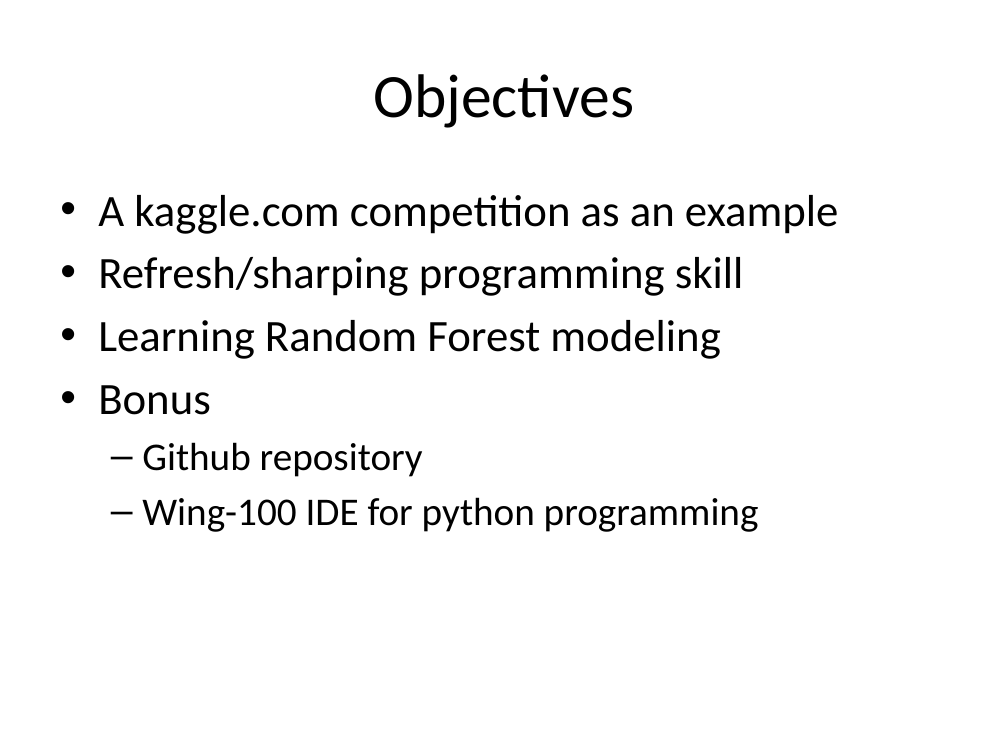
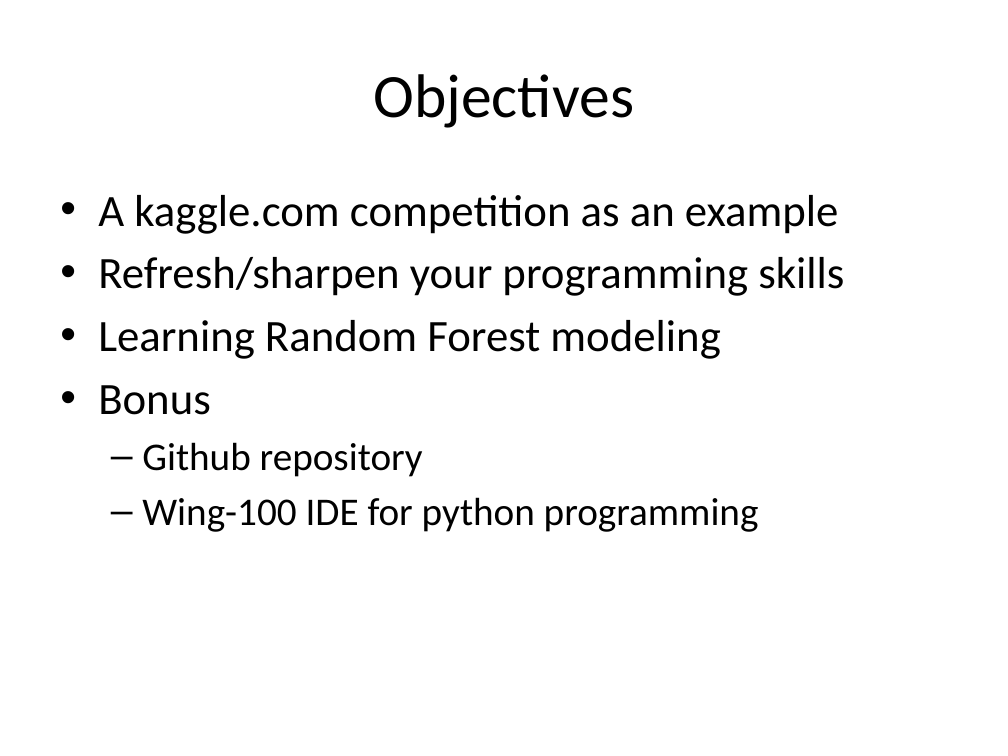
Before and after one commit to 2waybene/myKaggle, a slide deck: slide 2 of Titanic/reference/lesson_1.pptx. Drawn at 1008x756 pixels with LibreOffice and Linux fonts; fonts in the diff are those of the drawing. Boxes give left, top, right and bottom in pixels: in the first picture for what was removed or moved away, otherwise in the second. Text is boxed around its words. In the diff, an @@ line names an element or a change of style, - is before the commit and + after.

Commit message:
correct mistakes

```diff
--- a/Titanic/reference/lesson_1.pptx
+++ b/Titanic/reference/lesson_1.pptx
@@ text at (98,257,844,296): text changed @@
-• Refresh/sharping programming skill
+• Refresh/sharpen your programming skills
```
